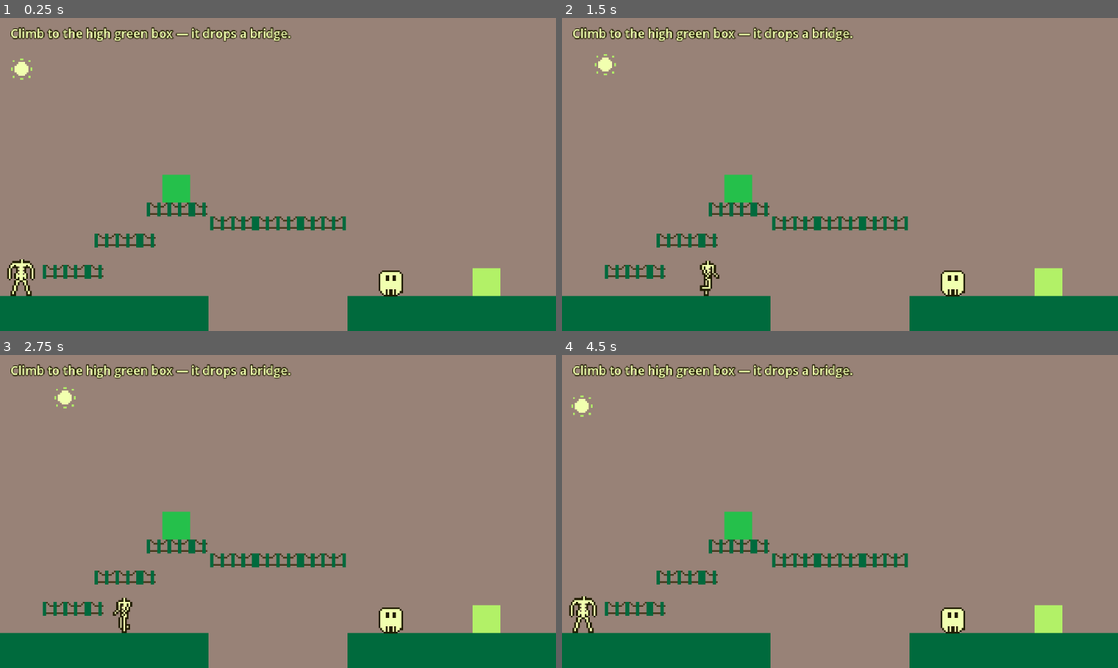
Above: before the commit, frames 1-4 (two rows, left to right).
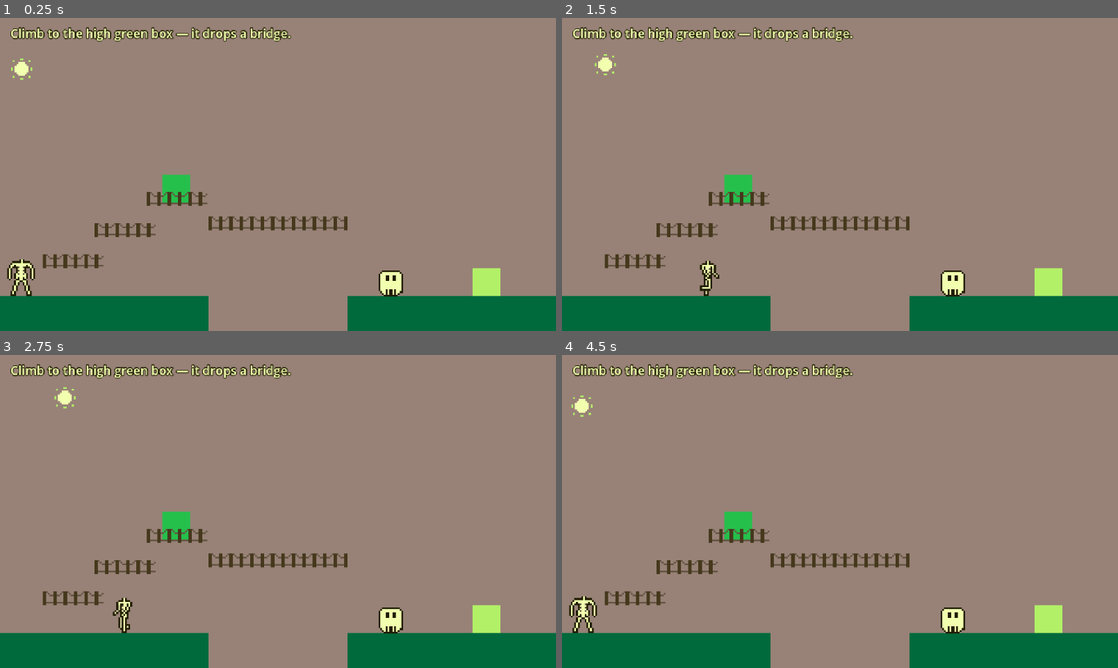
Above: after the commit, the same moments.

Repository: tucksravin/dont-lose-your-head
Game: Godot game, scene res://scenes/days/platforming_day.tscn
Two runs of this game, one before a commit and one after it. Both use one fixed random seed, a clock stepped at 60 frames per second and the inputs below. This scene is started directly instead of the project's main scene.
Inputs:
- Up to frame 1 (0.25 s): no input
- Up to frame 2 (1.5 s): hold D (move_right) from 0.53 s (still down); tap E (interact) at 0.6, 1.35 s; tap Space (jump) at 0.77 s
- Up to frame 3 (2.75 s): tap Space (jump) at 1.52 s; release D (move_right) at 2.03 s; hold A (move_left) from 2.03 s (still down); tap E (interact) at 2.1 s
- Up to frame 4 (4.5 s): release A (move_left) at 2.78 s; hold D (move_right) 2.78-4.25 s; tap E (interact) at 2.85, 3.6 s; tap Space (jump) at 3.02, 3.77 s; click "Retry" at 4.25 s

The runs differ from the first frame. In frame 1, 2.3% of the frame differs, in the area x 7-63%, y 55-84%; in frame 2, 2.3%; in frame 3, 2.3%; in frame 4, 2.3%.

Commit message:
Bridge: Tucker's recolour, 24-wide tile (no double posts), steps match the bridge
- imported the recoloured bridge.aseprite from the Desktop (posts #45381c,
  rope/deck #645543)
- ship the PNG cropped to 24 wide, not the 26 it trims to: the closing post at
  columns 24-25 butted against the next tile's opening post, making a 4px
  double post at every seam. Export with --crop 4,8,24,8, not --trim.
  Verified over four repeats: every post run is exactly 2px.
- bridge region 78 -> 80, which now fills the whole 160px gap and still ends on
  a whole post
- Platform1/2/3 get z_index 1 and drop to surface-4, so the railing draws in
  front of the body and the goal zone sits on top of it — same relationship the
  bridge has. No collision or geometry changed.

Diff:
--- a/scenes/days/platforming_day.tscn
+++ b/scenes/days/platforming_day.tscn
@@ -82,7 +82,8 @@
 
 [node name="Visual" type="Sprite2D" parent="Platform1"]
 texture_repeat = 2
-position = Vector2(83, 292)
+z_index = 1
+position = Vector2(83, 280)
 scale = Vector2(2, 2)
 texture = ExtResource("8_bridge_tex")
 region_enabled = true
@@ -97,7 +98,8 @@
 
 [node name="Visual" type="Sprite2D" parent="Platform2"]
 texture_repeat = 2
-position = Vector2(143, 256)
+z_index = 1
+position = Vector2(143, 244)
 scale = Vector2(2, 2)
 texture = ExtResource("8_bridge_tex")
 region_enabled = true
@@ -112,7 +114,8 @@
 
 [node name="Visual" type="Sprite2D" parent="Platform3"]
 texture_repeat = 2
-position = Vector2(203, 220)
+z_index = 1
+position = Vector2(203, 208)
 scale = Vector2(2, 2)
 texture = ExtResource("8_bridge_tex")
 region_enabled = true
@@ -134,7 +137,7 @@
 scale = Vector2(2, 2)
 texture = ExtResource("8_bridge_tex")
 region_enabled = true
-region_rect = Rect2(0, 0, 78, 8)
+region_rect = Rect2(0, 0, 80, 8)
 
 [node name="Pit" type="Area2D" parent="."]
 
Binary file changed: assets/sprites/bridge.png
Binary file changed: assets/sprites/src/bridge.aseprite
Not shown, changed: assets/sprites/README.md
Not shown, changed: journals/tucker.md
